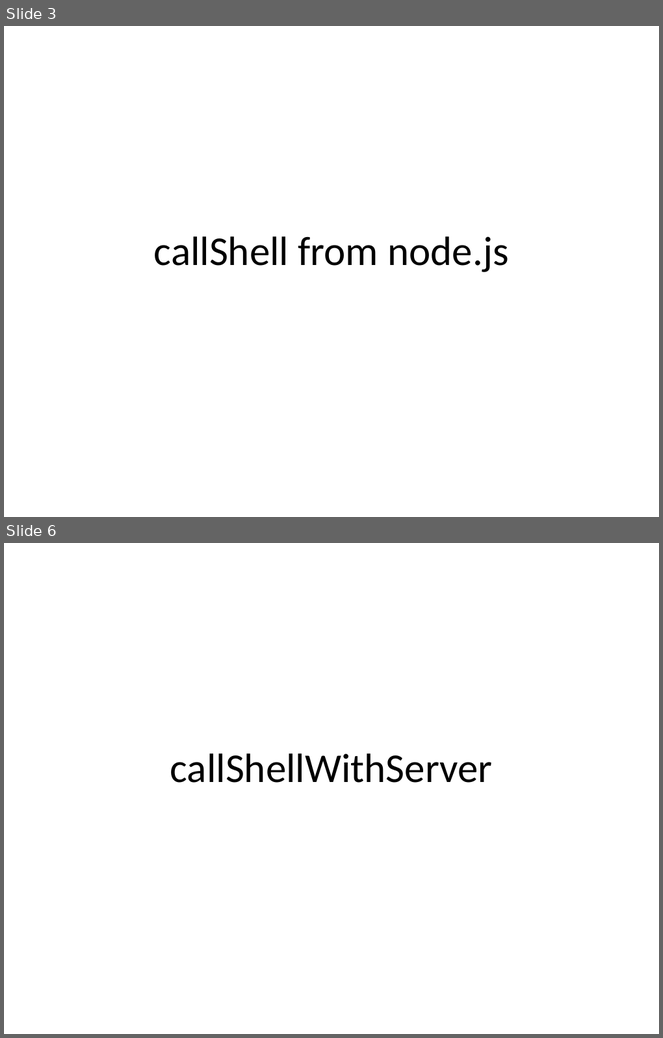
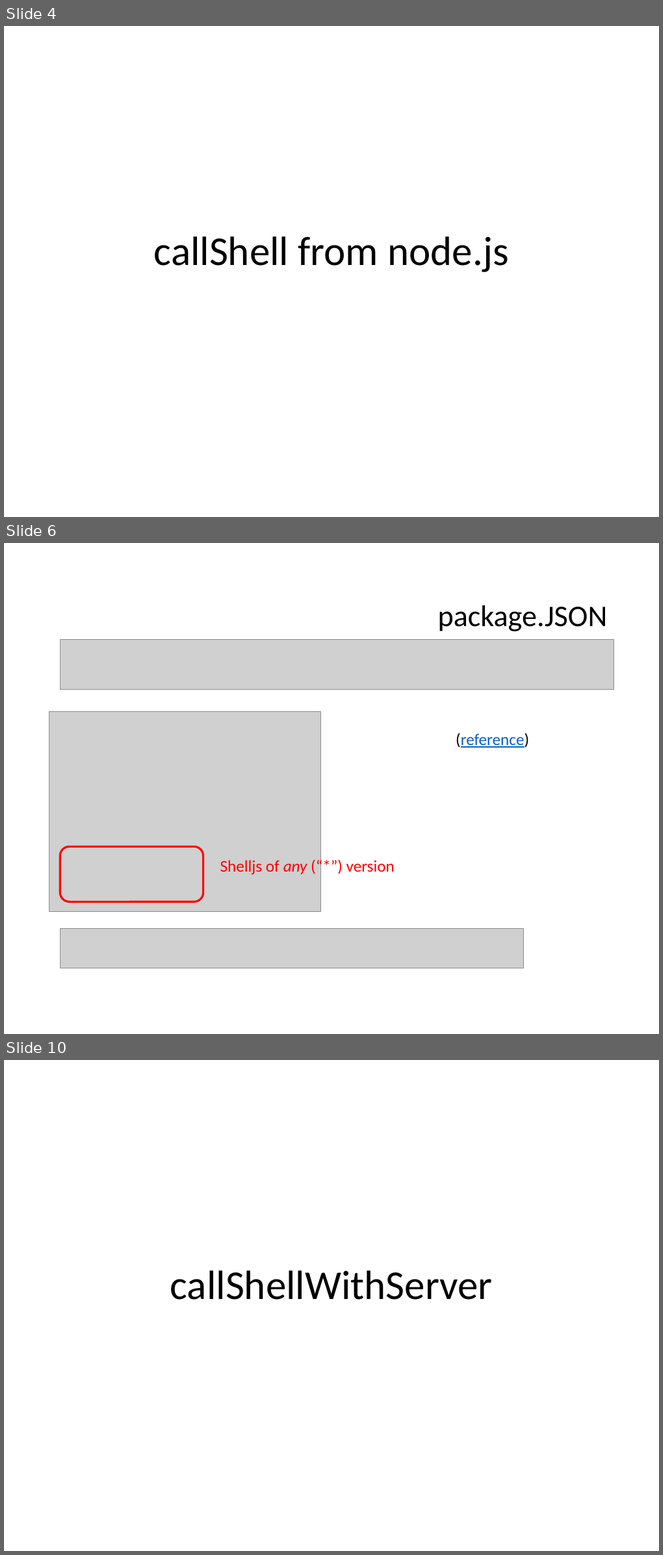
Before and after one commit to jyunming-chen/node-study, a slide deck: study.pptx. Shown one above the other, each under a label of ours: slides 3 and 6 before the commit, slides 4, 6 and 10 after it; the slides between them are not shown. The pictures are 663x1038 and 663x1555 pixels, drawn with LibreOffice and Linux fonts; fonts in the diff are those of the drawing; grey boxes stand for pictures. Boxes give left, top, right and bottom in pixels: in the first picture for what was removed or moved away, otherwise in the second. Text is boxed around its words. In the diff, an @@ line names an element or a change of style, - is before the commit and + after.

```diff
--- a/study.pptx
+++ b/study.pptx
@@ slide 6 added at (4,543,659,1034), background #FFFFFF @@
@@ title added at (438,605,608,631), 33 pt, text #000000 @@
+package.JSON
@@ picture added at (61,639,614,689) @@
@@ picture added at (50,711,321,912) @@
@@ text added at (456,733,529,748), 18 pt, text #0563C1, underline @@
+(reference)
@@ rounded rectangle added at (61,847,204,902), outline #FF0000 2.25 pt @@
@@ text added at (220,860,395,875), 18 pt, text #FF0000 @@
+Shelljs of any (“*”) version
@@ picture added at (61,929,523,968) @@
@@ what was slide 3 is now slide 4 @@
@@ what was slide 6 is now slide 10 @@
```
Also in this commit, not shown: 6 slides changed, 21 other slides added, 1 slide removed, 29 other files.
